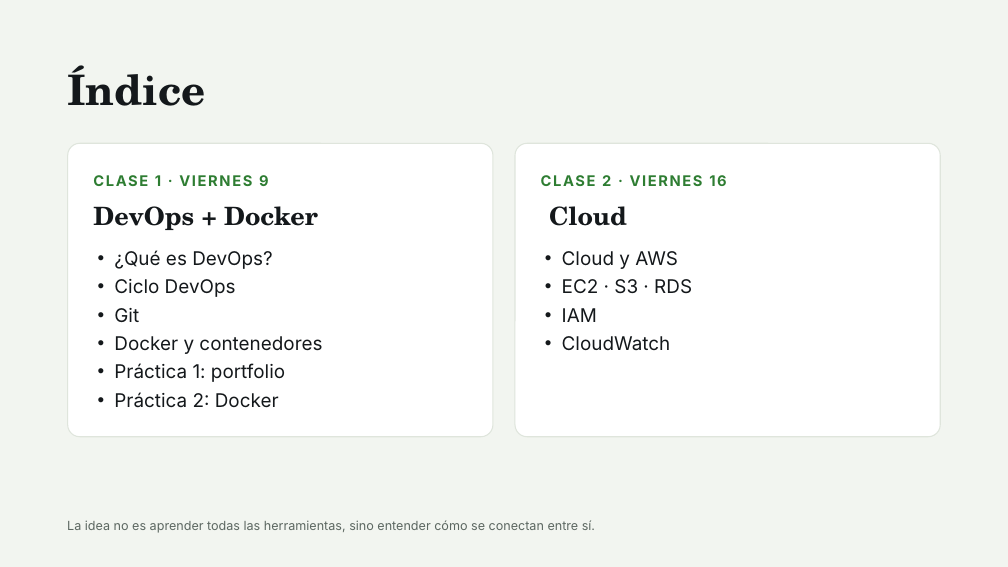
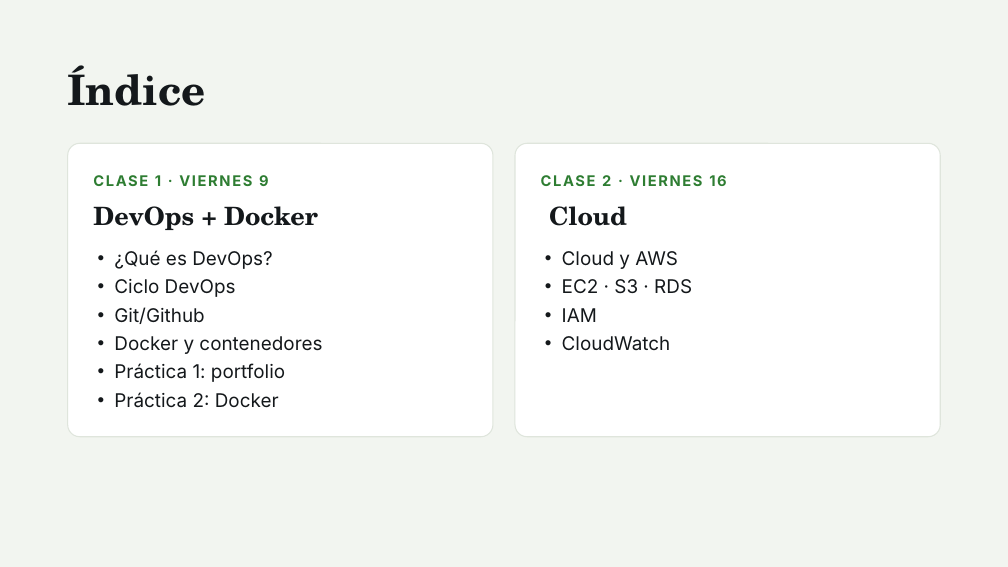
Before and after one commit to trayectopython2026/microcredencial-devops, a slide deck: slide 2 of Fundamentos de DevOps – Clase 1.pptx. Drawn at 1008x567 pixels with LibreOffice and Linux fonts; fonts in the diff are those of the drawing. Boxes give left, top, right and bottom in pixels: in the first picture for what was removed or moved away, otherwise in the second. Text is boxed around its words. In the diff, an @@ line names an element or a change of style, - is before the commit and + after.

```diff
--- a/Fundamentos de DevOps – Clase 1.pptx
+++ b/Fundamentos de DevOps – Clase 1.pptx
@@ text at box(114, 307, 204, 324): text changed @@
-• Git
+• Git/Github
@@ text removed at box(67, 520, 595, 533) @@
-La idea no es aprender todas las herramientas, sino entender cómo se conectan entre sí.
```
Also in this commit, not shown: 3 other files.
